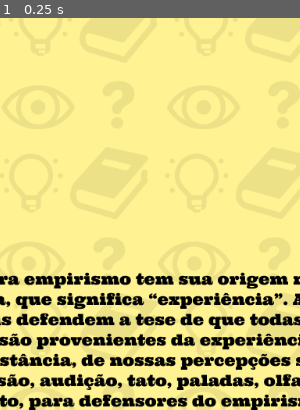
Above: before the commit, frame 1.
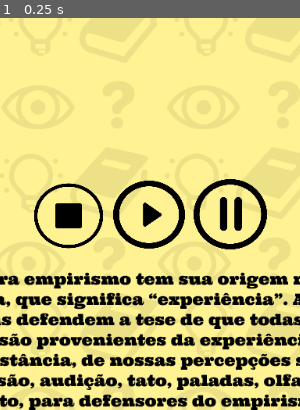
Above: after the commit, the same moment.

Repository: sandrovscarneiro/livro-interativo
Game: Godot game, scene res://cenas/pagina_4.tscn
Same seed, same stepped clock (60 frames per second), same inputs: the game is played once before the commit and once after it. This scene is started directly instead of the project's main scene. Sound files missing from this copy of the repository are replaced by a short silence.
Inputs:
- Up to frame 1 (0.25 s): no input
The pictures show only the part of the screen within x 23-73%, y 27-77%; the shares and areas given below are measured in that part.

The runs differ from the first frame. In frame 1, 4.3% of the frame differs, in the area x 11-89%, y 41-60%.

Commit message:
adicionar video

Diff:
--- a/cenas/pagina_4.tscn
+++ b/cenas/pagina_4.tscn
@@ -9,6 +9,10 @@
 [ext_resource type="Script" uid="uid://ealxwk1jt2js" path="res://scripts/btn_som.gd" id="5_yp2xy"]
 [ext_resource type="Script" uid="uid://s1xo5kem3d4k" path="res://scripts/btn_pag_anterior.gd" id="7_a4um2"]
 [ext_resource type="Script" uid="uid://d2187rgv385j5" path="res://scripts/audio_stream_player.gd" id="7_o662s"]
+[ext_resource type="Script" uid="uid://bjkmje3okkyxo" path="res://scripts/video_stream_player.gd" id="10_q8mvo"]
+[ext_resource type="Texture2D" uid="uid://c0o435n1kqd3s" path="res://assets/imagens/btn_pause.png" id="10_v7gu1"]
+[ext_resource type="Texture2D" uid="uid://bwnyxb54s3fee" path="res://assets/imagens/btn_play.png" id="11_q8mvo"]
+[ext_resource type="Texture2D" uid="uid://q5mci3rn8n7o" path="res://assets/imagens/btn_stop.png" id="13_2bu0c"]
 
 [sub_resource type="VideoStreamTheora" id="VideoStreamTheora_kimfi"]
 file = "res://assets/videos/empirismo-video.ogg"
@@ -56,6 +60,22 @@
 offset_right = 700.0
 offset_bottom = 570.0
 stream = SubResource("VideoStreamTheora_kimfi")
+script = ExtResource("10_q8mvo")
+
+[node name="btn_pause" type="TouchScreenButton" parent="."]
+position = Vector2(427.00003, 475)
+scale = Vector2(0.18359375, 0.17578124)
+texture_normal = ExtResource("10_v7gu1")
+
+[node name="btn_play" type="TouchScreenButton" parent="."]
+position = Vector2(324, 477)
+scale = Vector2(0.1796875, 0.16992188)
+texture_normal = ExtResource("11_q8mvo")
+
+[node name="btn_stop" type="TouchScreenButton" parent="."]
+position = Vector2(219.00002, 477)
+scale = Vector2(0.1875, 0.17578125)
+texture_normal = ExtResource("13_2bu0c")
 
 [connection signal="pressed" from="btn_prox_pagina" to="btn_prox_pagina" method="_on_pressed"]
 [connection signal="pressed" from="btn_som" to="btn_som" method="_on_pressed"]
@@ -63,3 +83,6 @@
 [connection signal="finished" from="AudioStreamPlayer" to="btn_som" method="_on_audio_stream_player_finished"]
 [connection signal="ready" from="AudioStreamPlayer" to="AudioStreamPlayer" method="_on_ready"]
 [connection signal="pressed" from="btn_pag_anterior" to="btn_pag_anterior" method="_on_pressed"]
+[connection signal="pressed" from="btn_pause" to="VideoStreamPlayer" method="_on_btn_pause_pressed"]
+[connection signal="pressed" from="btn_play" to="VideoStreamPlayer" method="_on_btn_play_pressed"]
+[connection signal="pressed" from="btn_stop" to="VideoStreamPlayer" method="_on_btn_stop_pressed"]
--- /dev/null
+++ b/scripts/video_stream_player.gd
@@ -0,0 +1,14 @@
+extends VideoStreamPlayer
+
+
+func _on_btn_play_pressed() -> void:
+	if paused:
+		paused = false;
+	elif !is_playing():
+		play()
+
+func _on_btn_pause_pressed() -> void:
+	paused = true
+
+func _on_btn_stop_pressed() -> void:
+	stop()
Binary file added: assets/imagens/btn_pause.png
Not shown, added: assets/imagens/btn_pause.png.import
Binary file added: assets/imagens/btn_play.png
Not shown, added: assets/imagens/btn_play.png.import
Binary file added: assets/imagens/btn_stop.png
Not shown, added: assets/imagens/btn_stop.png.import
Not shown: 1 places in cenas/pagina_4.tscn that only renumber resources
Not shown, added: scripts/video_stream_player.gd.uid
